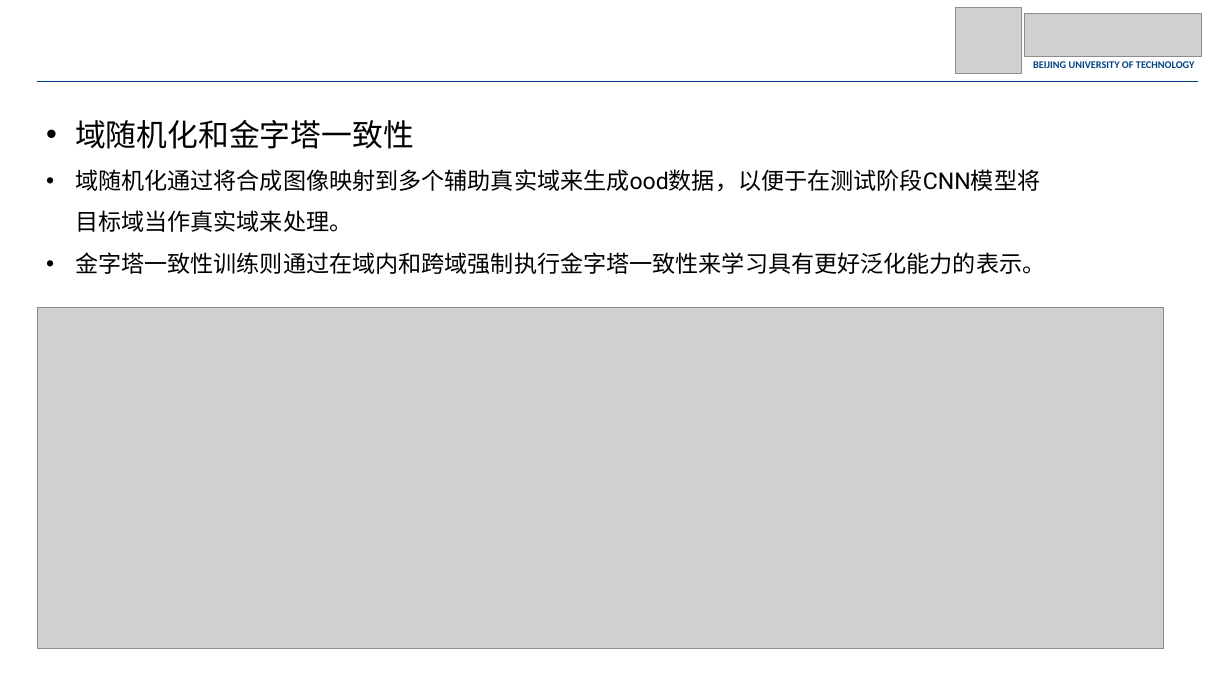
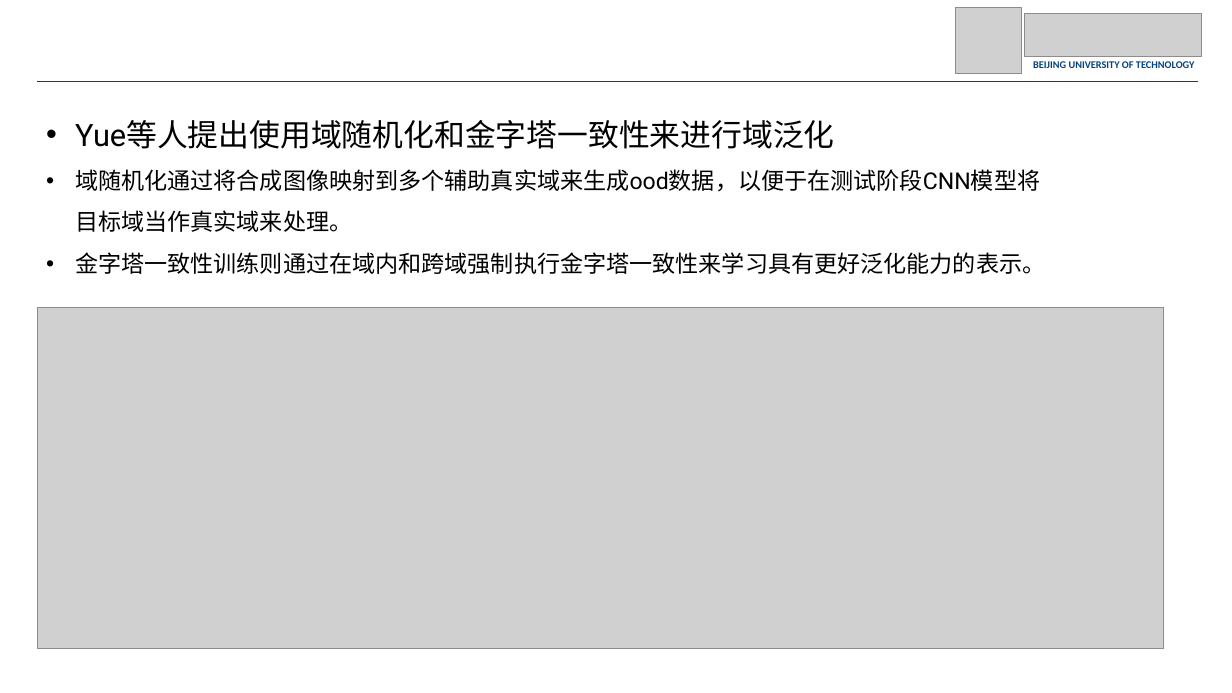
Before and after one commit to JohnnyM1ng/dissertation-proposal, a slide deck: slide 12 of 开题.pptx (slide 11 before the commit). Drawn at 1232x693 pixels with LibreOffice and Linux fonts; fonts in the diff are those of the drawing; grey boxes stand for pictures. Boxes give left, top, right and bottom in pixels: in the first picture for what was removed or moved away, otherwise in the second. Text is boxed around its words. In the diff, an @@ line names an element or a change of style, - is before the commit and + after.

```diff
--- a/开题.pptx
+++ b/开题.pptx
@@ text at box(75, 120, 835, 149): text changed @@
-• 域随机化和金字塔一致性
+• Yue等人提出使用域随机化和金字塔一致性来进行域泛化
```
Also in this commit, not shown: 3 other slides changed, 5 other files.
